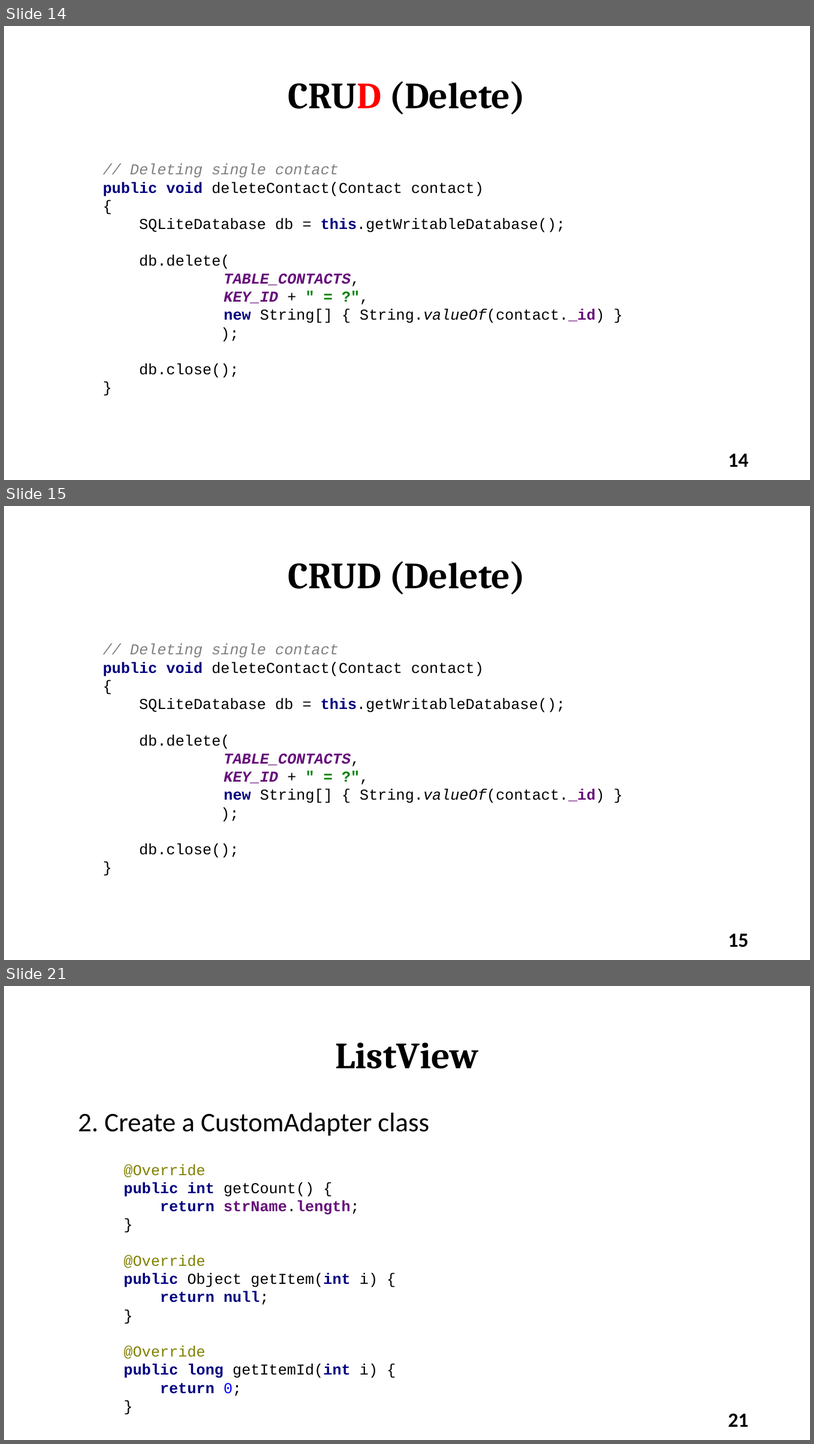
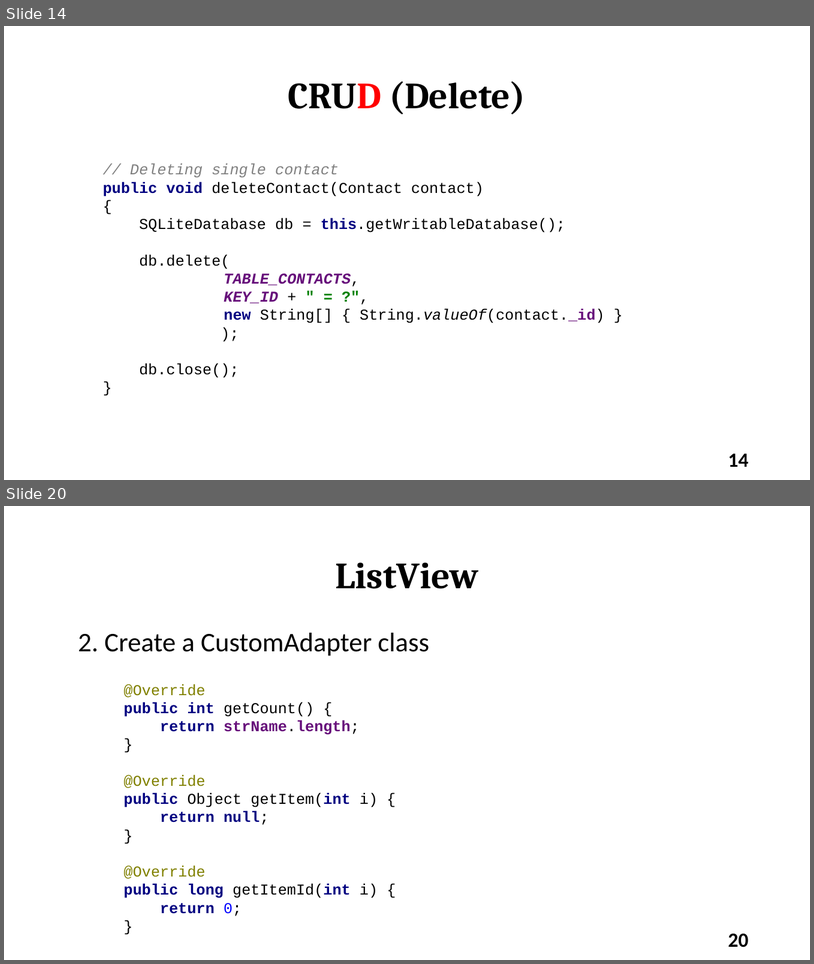
Before and after one commit to varanee/Course, a slide deck: Mobile_App_Dev/Week7/Lec7.odp. Shown one above the other, each under a label of ours: slides 14, 15 and 21 before the commit, slides 14 and 20 after it; the slides between them are not shown. The pictures are 814x1444 and 814x964 pixels, drawn with LibreOffice and Linux fonts; fonts in the diff are those of the drawing. Boxes give left, top, right and bottom in pixels: in the first picture for what was removed or moved away, otherwise in the second. Text is boxed around its words. In the diff, an @@ line names an element or a change of style, - is before the commit and + after.

```diff
--- a/Mobile_App_Dev/Week7/Lec7.odp
+++ b/Mobile_App_Dev/Week7/Lec7.odp
@@ slide 15 removed at <box>4,506,810,960</box>, background #FFFFFF @@
@@ title removed at <box>288,561,526,594</box> @@
-CRUD (Delete)
@@ text removed at <box>103,643,605,858</box> @@
-// Deleting single contact
-public void deleteContact(Contact contact)
-{
-SQLiteDatabase db = this.getWritableDatabase();
-db.delete(
-TABLE_CONTACTS,
-KEY_ID + " = ?",
-new String[] { String.valueOf(contact._id) }
-);
-db.close();
-}
@@ page number removed at <box>728,933,749,947</box> @@
-15
@@ what was slide 21 is now slide 20 @@
@@ page number at <box>728,933,749,947</box>: text changed @@
-21
+20
```
Also in this commit, not shown: 12 slides changed, 1 slide added, 4 other files.
